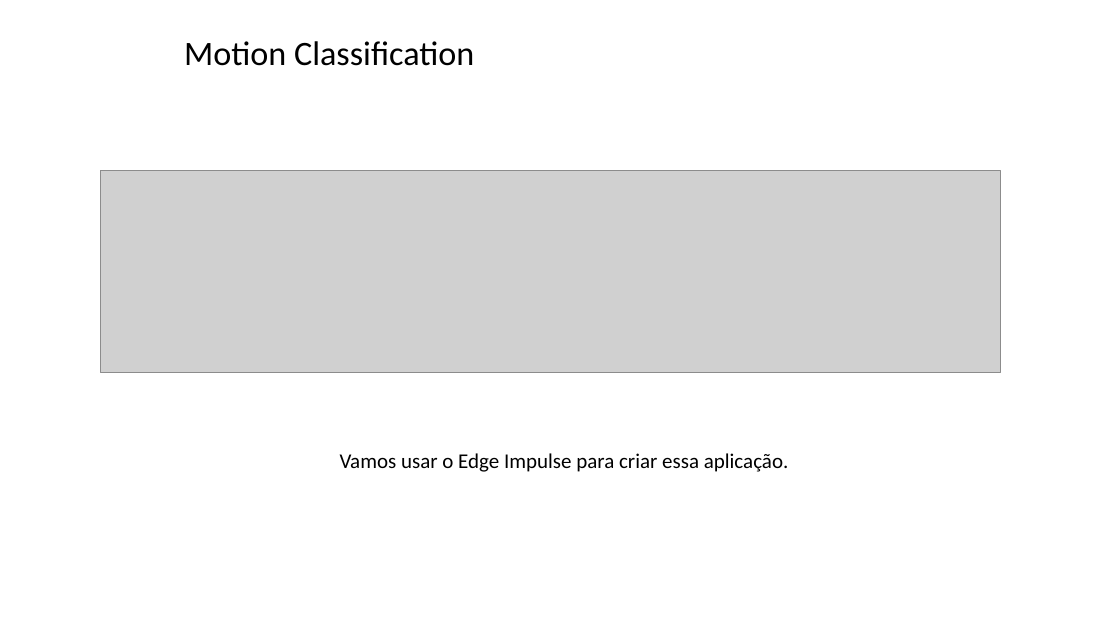
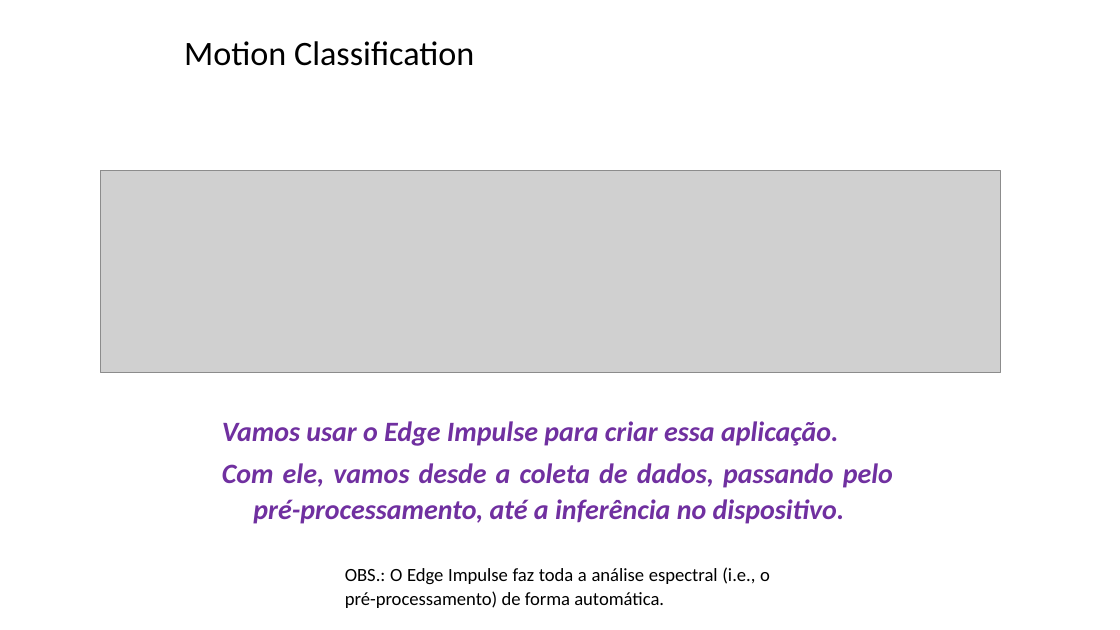
Before and after one commit to zz4fap/tp557-iot-ml, a slide deck: slide 21 of slides/TP557_15_classificação de movimentos.pptx. Drawn at 1120x630 pixels with LibreOffice and Linux fonts; fonts in the diff are those of the drawing; grey boxes stand for pictures; background and template pictures are left out. Boxes give left, top, right and bottom in pixels: in the first picture for what was removed or moved away, otherwise in the second. Text is boxed around its words. In the diff, an @@ line names an element or a change of style, - is before the commit and + after.

```diff
--- a/slides/TP557_15_classificação de movimentos.pptx
+++ b/slides/TP557_15_classificação de movimentos.pptx
@@ text "Vamos usar o Edge Impulse ..." moved from (x1=340, y1=453, x2=789, y2=472) to (x1=222, y1=421, x2=893, y2=524) @@
@@ text at (x1=222, y1=421, x2=839, y2=446): size 18 to 24 pt, text colour #000000 to #7030A0, bold on, italic on in "Vamos usar o Edge Impulse para criar ..." @@
@@ text at (x1=222, y1=463, x2=893, y2=524): paragraph added @@
+Com ele, vamos desde a coleta de dados, passando pelo pré-processamento, até a inferência no dispositivo.
@@ text added at (x1=345, y1=567, x2=770, y2=608), 16 pt, text #000000 @@
+OBS.: O Edge Impulse faz toda a análise espectral (i.e., o pré-processamento) de forma automática.
```
Also in this commit, not shown: 4 other slides changed, 7 slides added, 3 slides removed.
